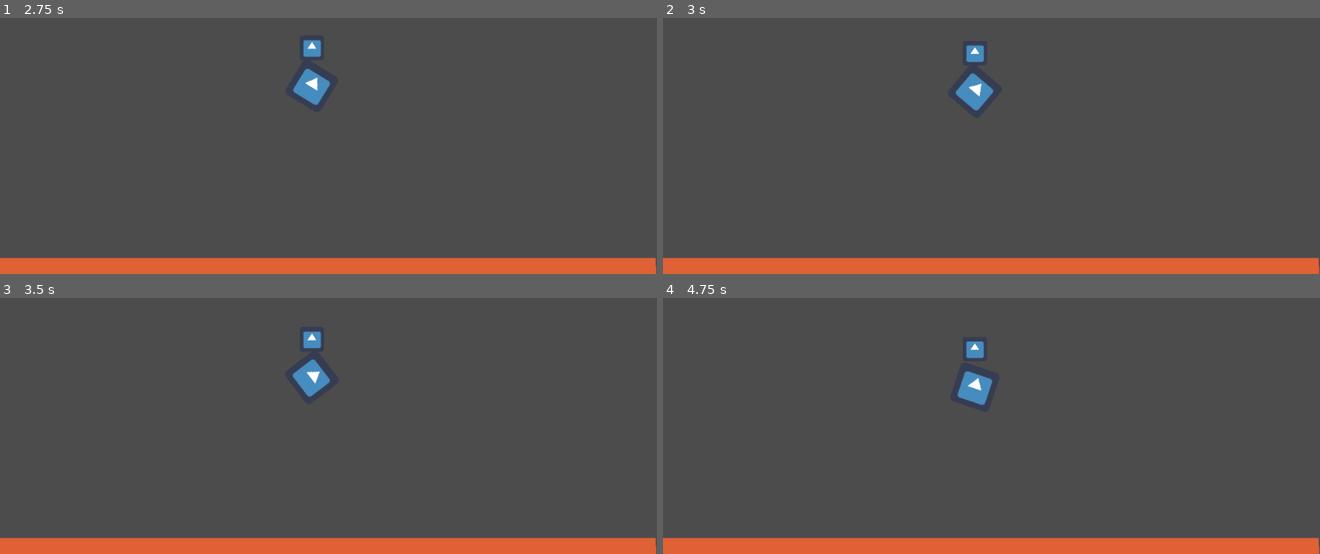
Above: before the commit, frames 1-4 (two rows, left to right).
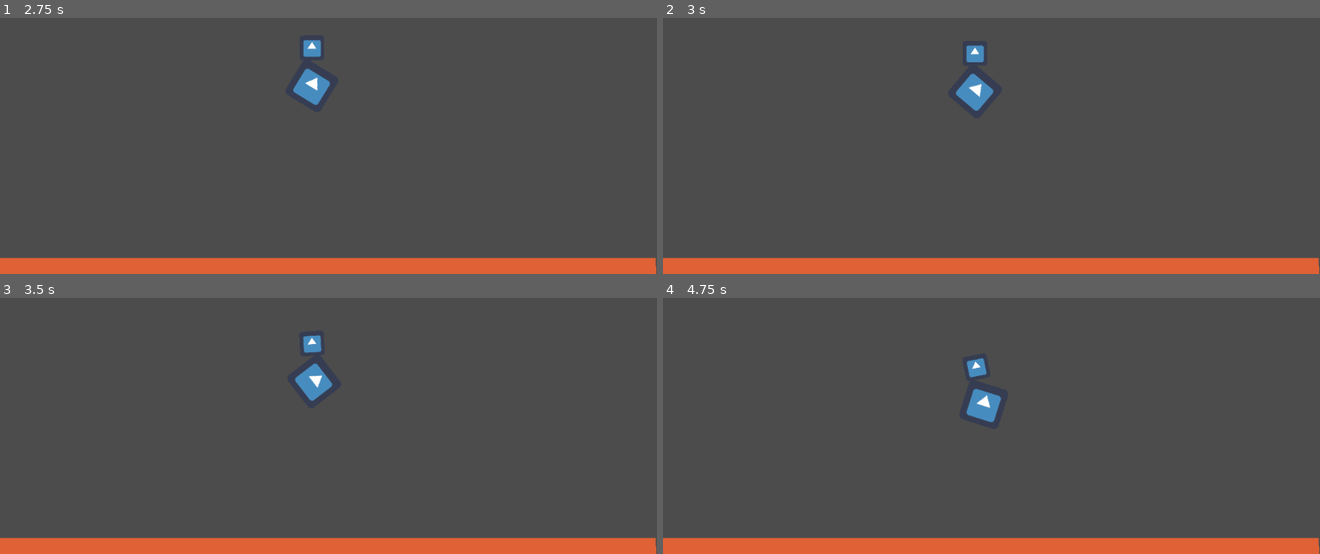
Above: after the commit, the same moments.

Repository: swift456/mars-lander
Game: Godot game, scene res://Main.tscn
Same seed, same stepped clock (60 frames per second), same inputs: the game is played once before the commit and once after it. The project has no main scene, so this scene is started directly. The engine's default icon, where the game draws it, is replaced by a stand-in: a white triangle on a blue panel in a dark square.
Inputs:
- Up to frame 1 (2.75 s): hold Right (right) 0.53-1.28 s; tap Space (parachute) at 0.6, 1.35, 2.1 s; hold Left (left) 1.28-2.03 s; hold Right (right) from 2.03 s (still down)
- Up to frame 2 (3 s): release Right (right) at 2.78 s; hold Up (thrust) from 2.78 s (still down); tap Space (parachute) at 2.85 s
- Up to frame 3 (3.5 s): keep holding Up (thrust)
- Up to frame 4 (4.75 s): release Up (thrust) at 3.53 s; hold Left (left) from 3.53 s (still down); tap Space (parachute) at 3.6, 4.35 s

Frame 1 is identical in both runs. In frame 2, less than 0.1% of the frame differs, in the area x 44-51%, y 10-37%; in frame 3, 0.4%; in frame 4, 1.1%, in the area x 44-52%, y 16-49%.

Commit message:
Sufficient work completed on #15 to close it.

Diff:
--- a/Prototyping/LandingTest/Lander.gd
+++ b/Prototyping/LandingTest/Lander.gd
@@ -66,8 +66,10 @@
 	if Input.is_action_pressed("right"):
 		self.set_applied_torque(1000)
 	if Input.is_action_pressed("thrust"):
-		self.apply_impulse(Vector2.rotated(rotation), Vector2(0,-1))
-
+		var thrust = -self.global_transform.y
+		thrust = thrust/4
+		apply_central_impulse(thrust)
+	print(rotation)
 func input():
 
 
